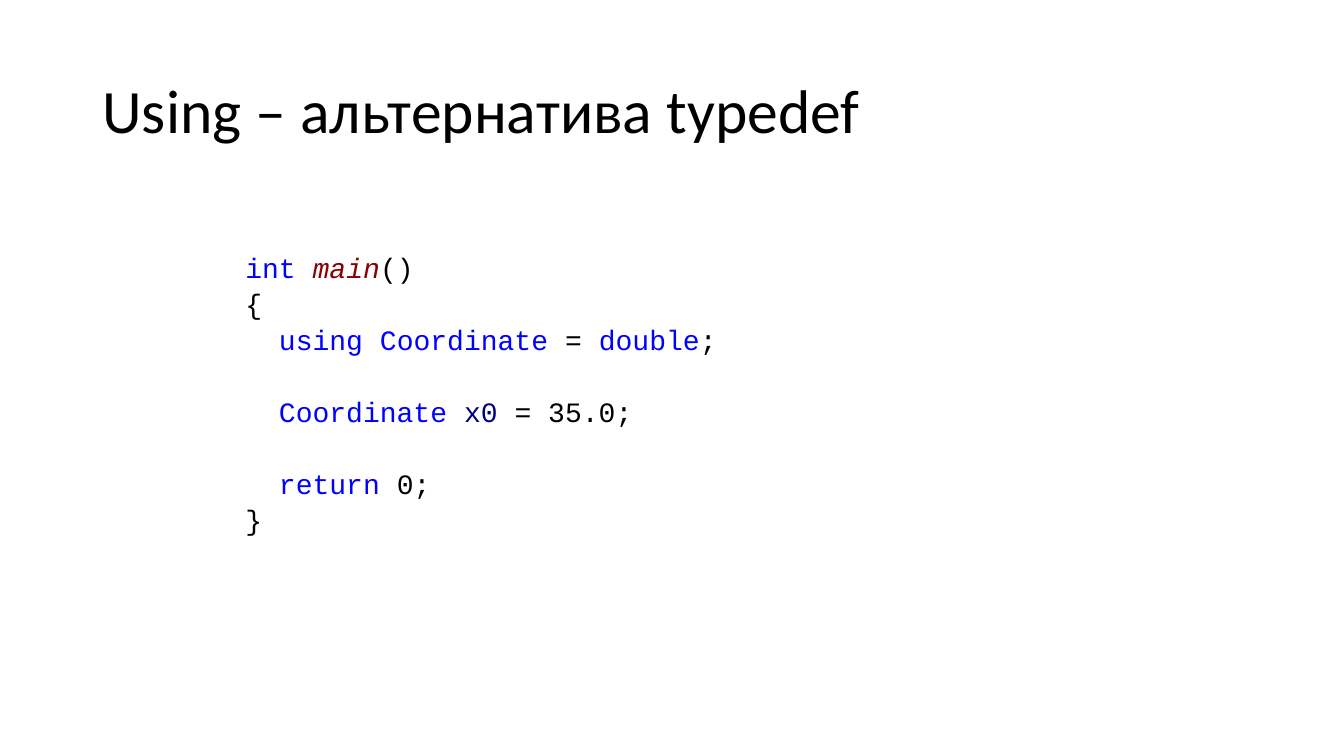
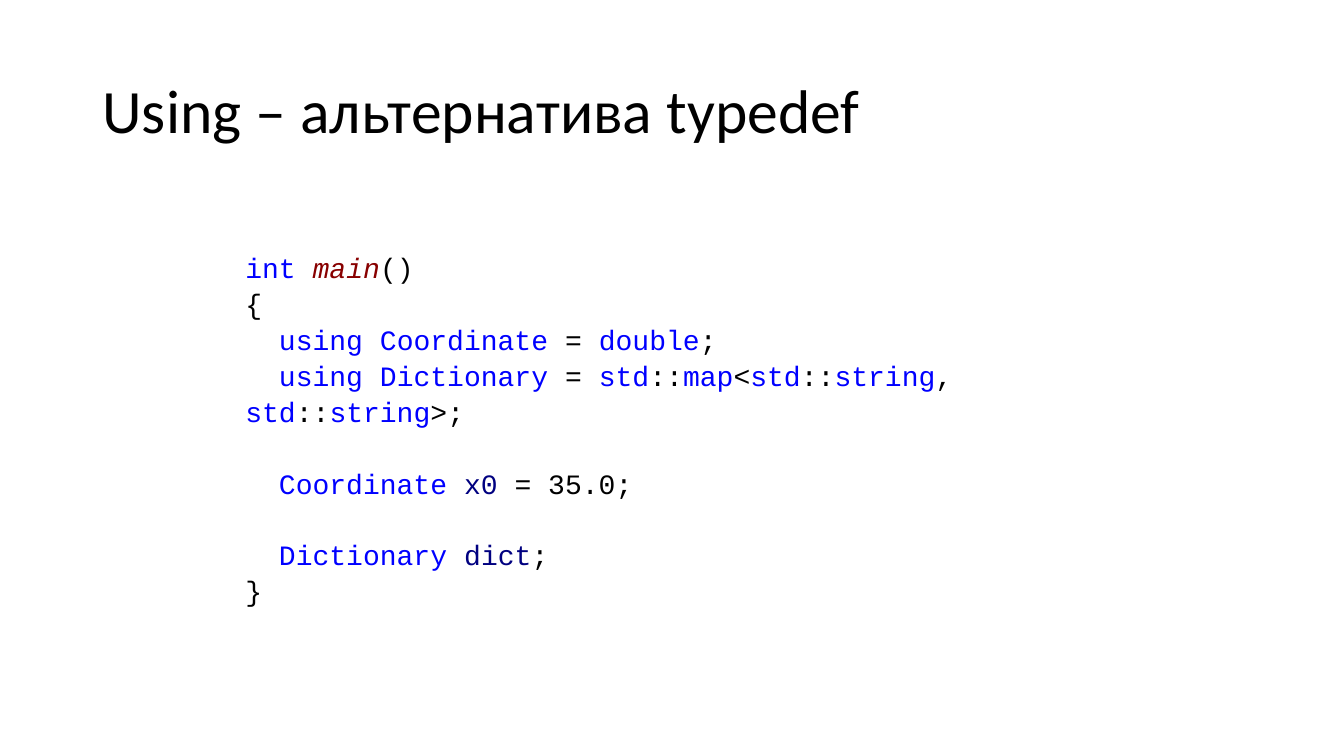
Before and after one commit to alexey-malov/oop, a slide deck: slide 26 of lectures/01/Синтаксис C++.pptx. Drawn at 1344x756 pixels with LibreOffice and Linux fonts; fonts in the diff are those of the drawing. Boxes give left, top, right and bottom in pixels: in the first picture for what was removed or moved away, otherwise in the second. Text is boxed around its words. In the diff, an @@ line names an element or a change of style, - is before the commit and + after.

Commit message:
Добавил пример using в "Синтаксис C++"

```diff
--- a/lectures/01/Синтаксис C++.pptx
+++ b/lectures/01/Синтаксис C++.pptx
@@ text at <box>245,366,952,428</box>: paragraph added @@
+using Dictionary = std::map<std::string, std::string>;
@@ text at <box>279,546,548,571</box>: text changed @@
-return 0;
+Dictionary dict;
```
Also in this commit, not shown: 1 other slide changed.
